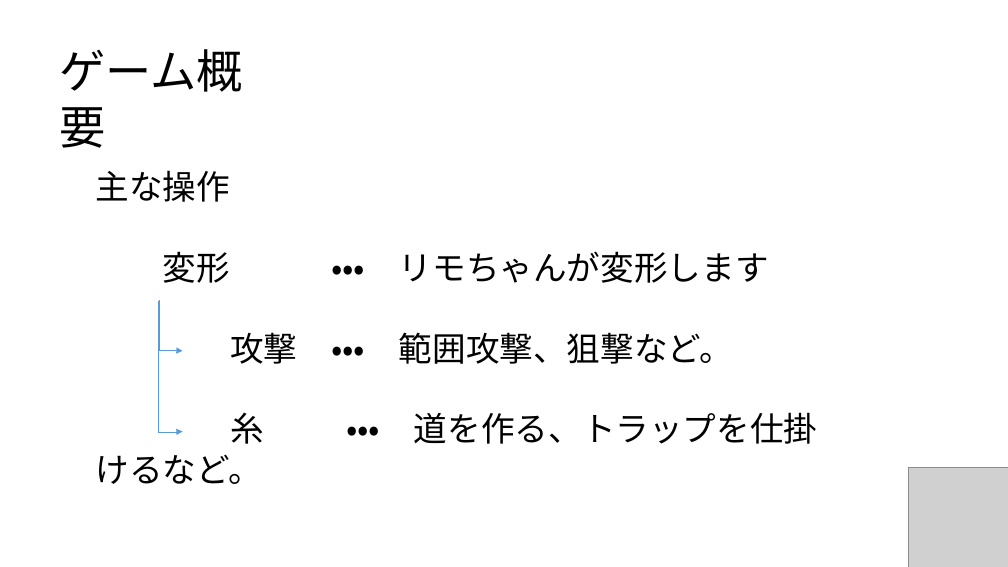
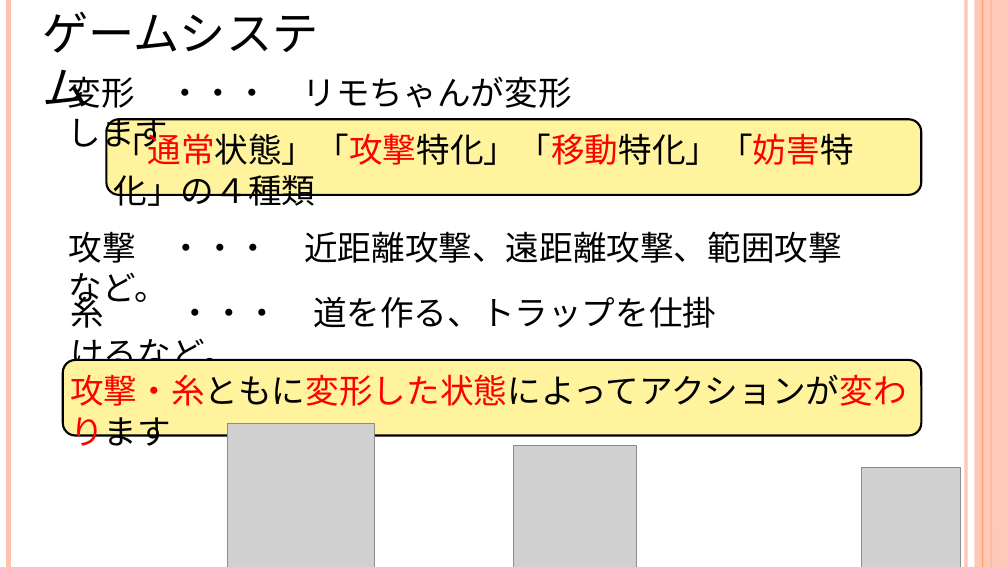
Before and after one commit to CaseStudyG18/master, a slide deck: slide 11 of プレゼン/G18_プレゼン用PWP.pptx. Drawn at 1008x567 pixels with LibreOffice and Linux fonts; fonts in the diff are those of the drawing; grey boxes stand for pictures. Boxes give left, top, right and bottom in pixels: in the first picture for what was removed or moved away, otherwise in the second. Text is boxed around its words. In the diff, an @@ line names an element or a change of style, - is before the commit and + after.

Commit message:
最新っぽいプレゼン用パワポをmasterのプレゼンフォルダに入れました。

```diff
--- a/プレゼン/G18_プレゼン用PWP.pptx
+++ b/プレゼン/G18_プレゼン用PWP.pptx
@@ line added from (8, 0) to (8, 567), #FEC3AE 4.5 pt @@
@@ text at (x1=43, y1=12, x2=319, y2=108): text changed; font Calibri to Noto Sans CJK JP @@
-ゲーム概要
+ゲームシステム
@@ line added from (966, 0) to (966, 567), #FEC3AE 3 pt @@
@@ rectangle added at (x1=975, y1=0, x2=1008, y2=567), fill #FEC3AE at 87% opacity @@
@@ line added from (983, 0) to (983, 567), #FE8637 0.75 pt @@
@@ line added from (991, 0) to (991, 567), #FE8637 1.5 pt @@
@@ text "変形 ・・・ リモちゃんが変形します" moved from (x1=96, y1=170, x2=817, y2=444) to (x1=68, y1=76, x2=572, y2=155) @@
@@ text "変形 ・・・ リモちゃんが変形します" at (x1=68, y1=76, x2=572, y2=155): font Calibri to Noto Sans CJK JP @@
@@ rounded rectangle added at (x1=107, y1=119, x2=922, y2=195), fill #FFF39D, outline #000000 2 pt @@
@@ text added at (x1=114, y1=128, x2=854, y2=212), 32 pt, text #000000 @@
+「通常状態」「攻撃特化」「移動特化」「妨害特化」の４種類
@@ text at (x1=96, y1=170, x2=230, y2=202): paragraph removed @@
-主な操作
@@ text added at (x1=69, y1=231, x2=842, y2=309), 32 pt, text #000000 @@
+攻撃 ・・・ 近距離攻撃、遠距離攻撃、範囲攻撃など。
@@ text added at (x1=70, y1=291, x2=716, y2=375), 32 pt, text #000000 @@
+糸 ・・・ 道を作る、トラップを仕掛けるなど。
@@ elbow arrow removed from (158, 301) to (183, 432) @@
@@ elbow arrow removed from (159, 300) to (183, 351) @@
@@ text at (x1=331, y1=332, x2=817, y2=444): paragraphs removed @@
-攻撃 ・・・ 範囲攻撃、狙撃など。
-糸 ・・・ 道を作る、トラップを仕掛けるなど。
@@ rounded rectangle added at (x1=63, y1=360, x2=922, y2=436), fill #FFF39D, outline #000000 2 pt @@
@@ text added at (x1=70, y1=374, x2=907, y2=453), 32 pt, text #000000 @@
+攻撃・糸ともに変形した状態によってアクションが変わります
@@ picture added at (x1=228, y1=423, x2=374, y2=567) @@
@@ picture added at (x1=514, y1=446, x2=637, y2=567) @@
@@ picture moved from (x1=909, y1=467, x2=1008, y2=567) to (x1=861, y1=467, x2=961, y2=567) @@
```
Also in this commit, not shown: 10 other slides changed, 1 slide added, 2 slides removed.
